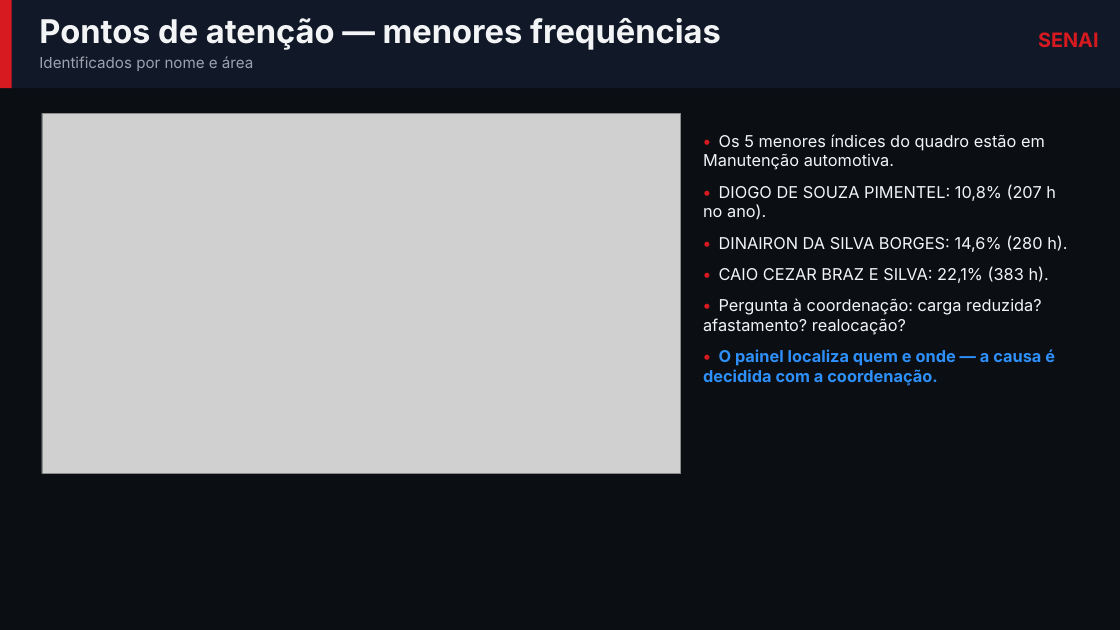
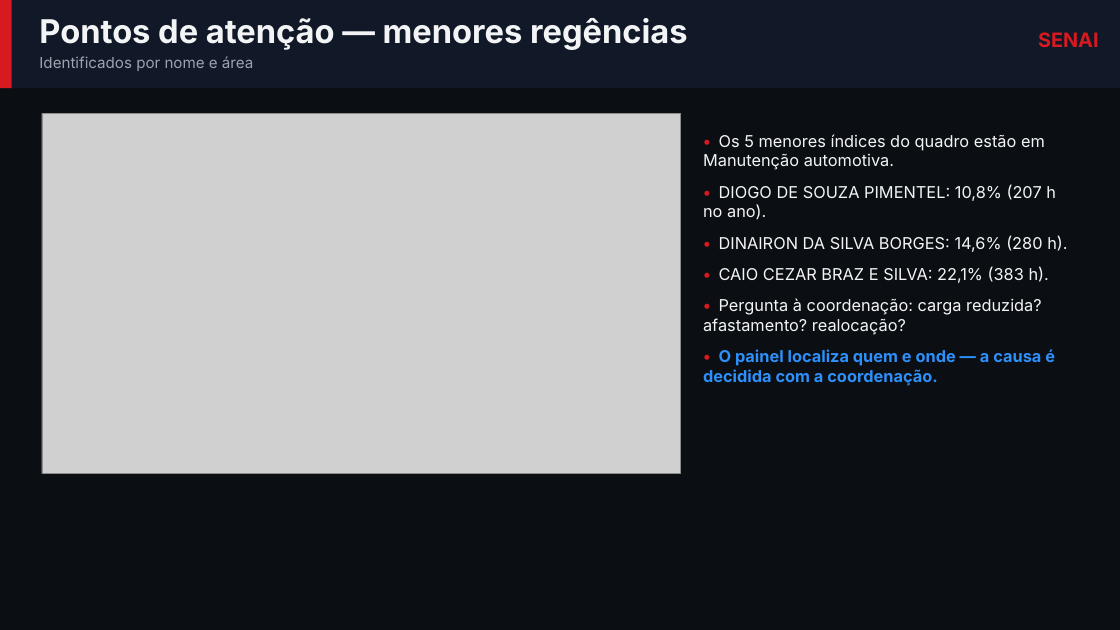
Before and after one commit to mmsxdev/bi-regencia, a slide deck: slide 9 of apresentacao/BI_Regencia_Apresentacao.pptx. Drawn at 1120x630 pixels with LibreOffice and Linux fonts; fonts in the diff are those of the drawing; grey boxes stand for pictures. Boxes give left, top, right and bottom in pixels: in the first picture for what was removed or moved away, otherwise in the second. Text is boxed around its words. In the diff, an @@ line names an element or a change of style, - is before the commit and + after.

```diff
--- a/apresentacao/BI_Regencia_Apresentacao.pptx
+++ b/apresentacao/BI_Regencia_Apresentacao.pptx
@@ text at (39,18,688,50): text changed @@
-Pontos de atenção — menores frequências
+Pontos de atenção — menores regências
```
Also in this commit, not shown: 10 other slides changed, 20 other files.
